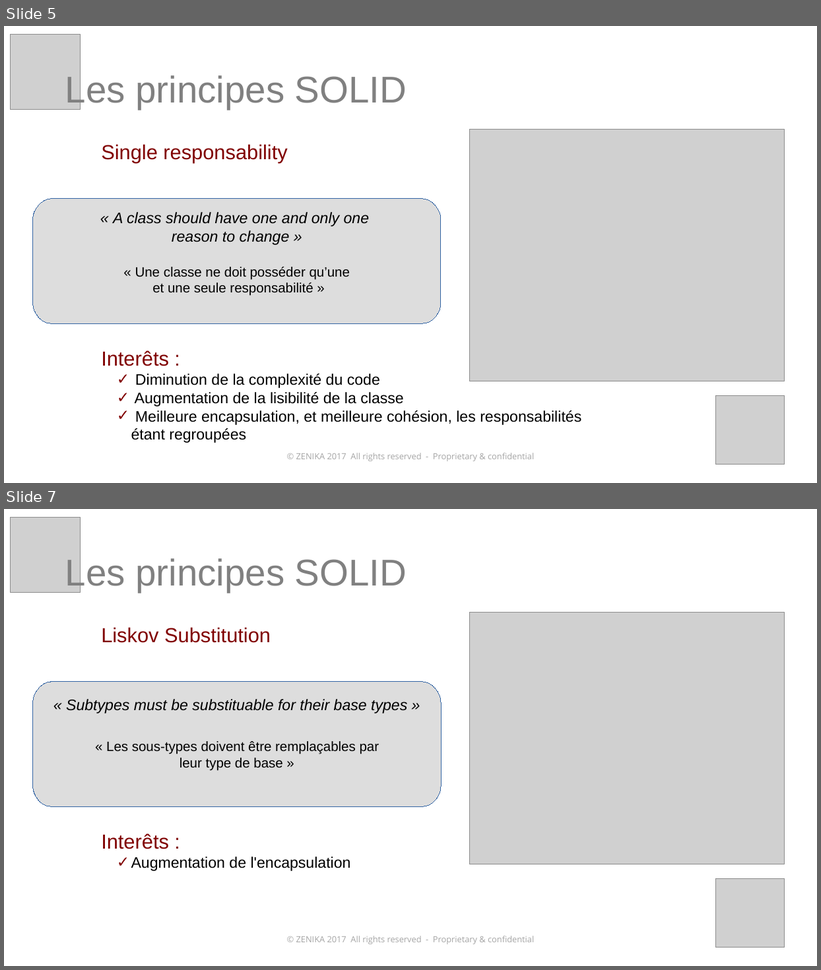
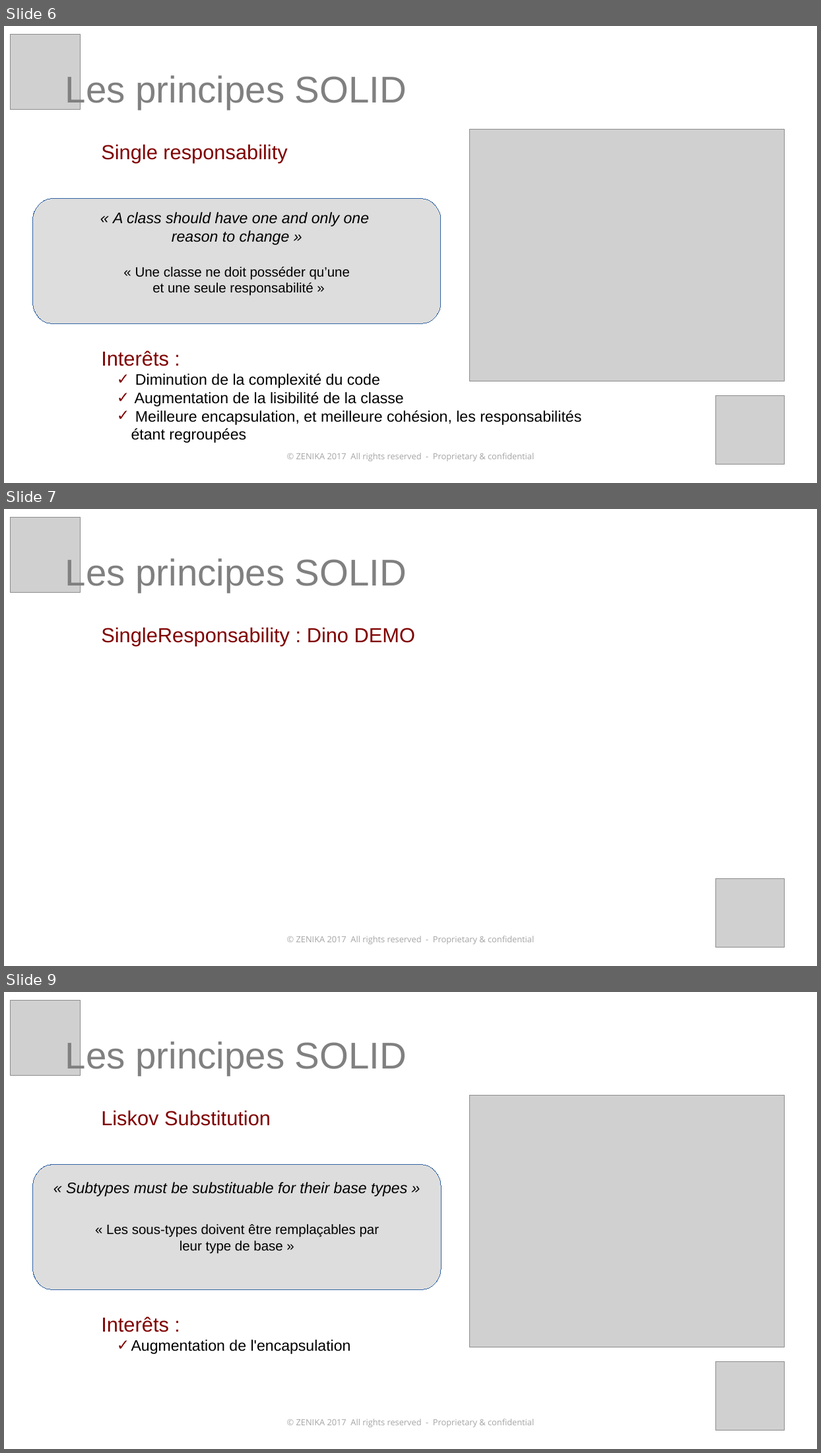
Before and after one commit to kronann/solid-dinosaur, a slide deck: solid-workshop.pptx. Shown one above the other, each under a label of ours: slides 5 and 7 before the commit, slides 6, 7 and 9 after it; the slides between them are not shown. The pictures are 821x970 and 821x1453 pixels, drawn with LibreOffice and Linux fonts; fonts in the diff are those of the drawing; grey boxes stand for pictures. Boxes give left, top, right and bottom in pixels: in the first picture for what was removed or moved away, otherwise in the second. Text is boxed around its words. In the diff, an @@ line names an element or a change of style, - is before the commit and + after.

```diff
--- a/solid-workshop.pptx
+++ b/solid-workshop.pptx
@@ slide 7 added at (x1=4, y1=509, x2=817, y2=966), background #FFFFFF; not listed: 1 template element that a slide beside it also shows @@
@@ picture added at (x1=11, y1=518, x2=81, y2=593) @@
@@ text added at (x1=65, y1=556, x2=407, y2=592), 44 pt, text #808080 @@
+Les principes SOLID
@@ text added at (x1=101, y1=627, x2=415, y2=646), 24 pt, text #800000 @@
+SingleResponsability : Dino DEMO
@@ picture added at (x1=716, y1=879, x2=785, y2=948) @@
@@ what was slide 5 is now slide 6 @@
@@ what was slide 7 is now slide 9 @@
```
Also in this commit, not shown: 4 slides changed, 1 other slide added, 1 other file.
